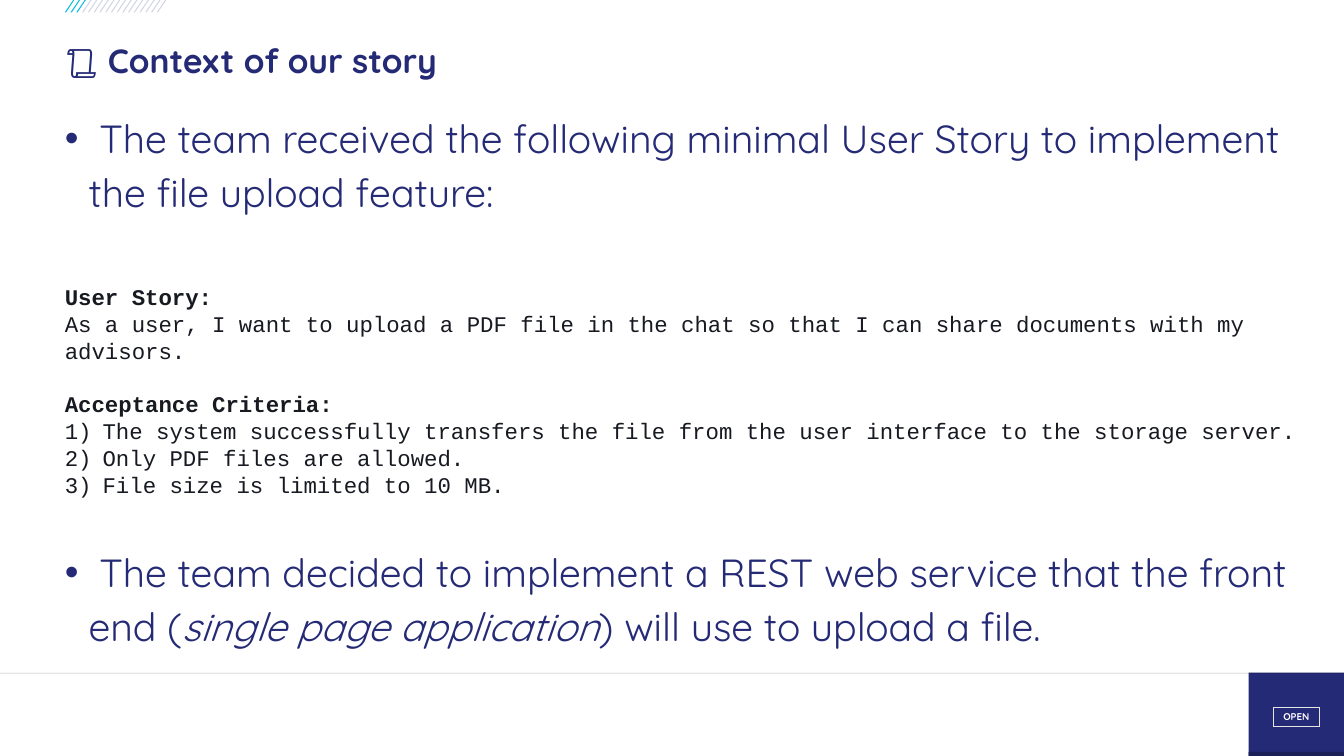
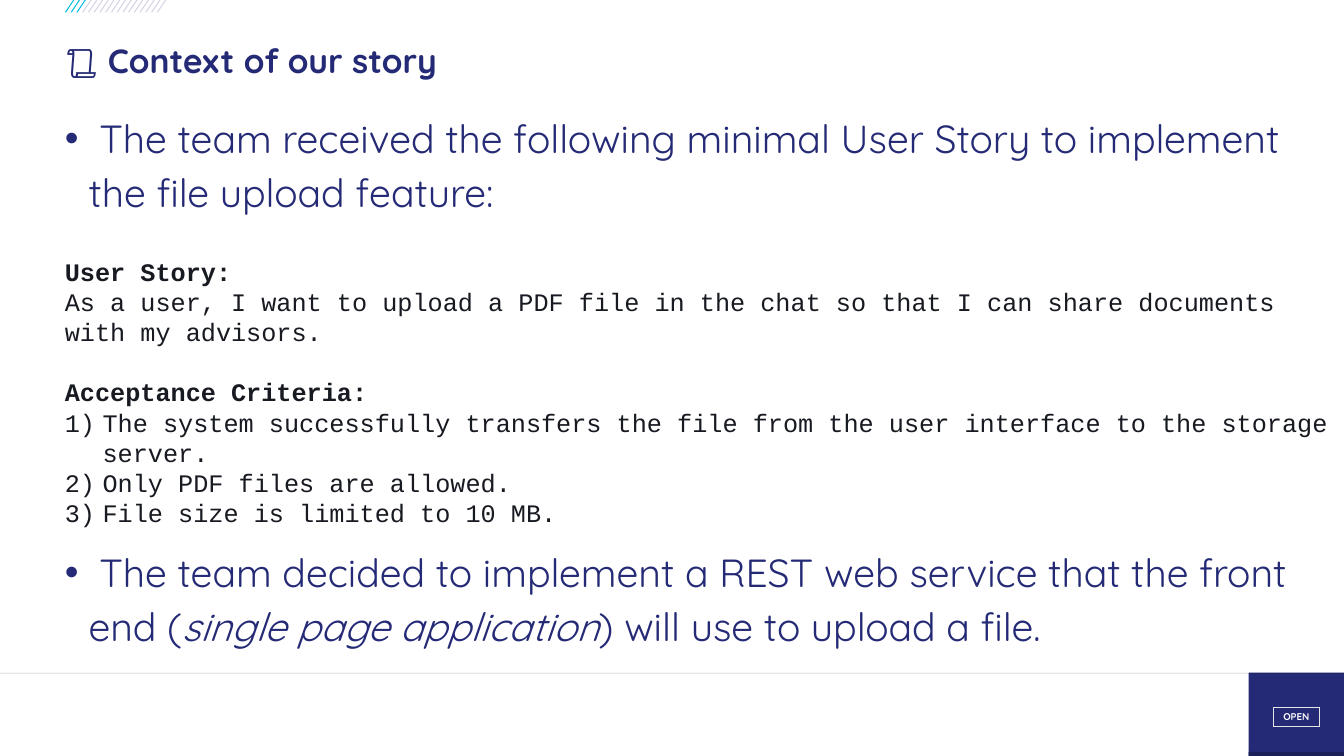
Before and after one commit to righettod/voxxeddays-lux-2026, a slide deck: slide 6 of presentation.pptx. Drawn at 1344x756 pixels with LibreOffice and Linux fonts; fonts in the diff are those of the drawing; background and template pictures are left out. Boxes give left, top, right and bottom in pixels: in the first picture for what was removed or moved away, otherwise in the second. Text is boxed around its words. In the diff, an @@ line names an element or a change of style, - is before the commit and + after.

Commit message:
WIP

```diff
--- a/presentation.pptx
+++ b/presentation.pptx
@@ text "User Story:": place and size @@
-text "User Story:" at bbox=[65, 290, 1295, 494]
+text "User Story:" at bbox=[65, 264, 1328, 523]
@@ text "User Story:" at bbox=[65, 264, 1328, 523]: size 16 to 18 pt @@
```
Also in this commit, not shown: 7 other slides changed, 6 slides added.
